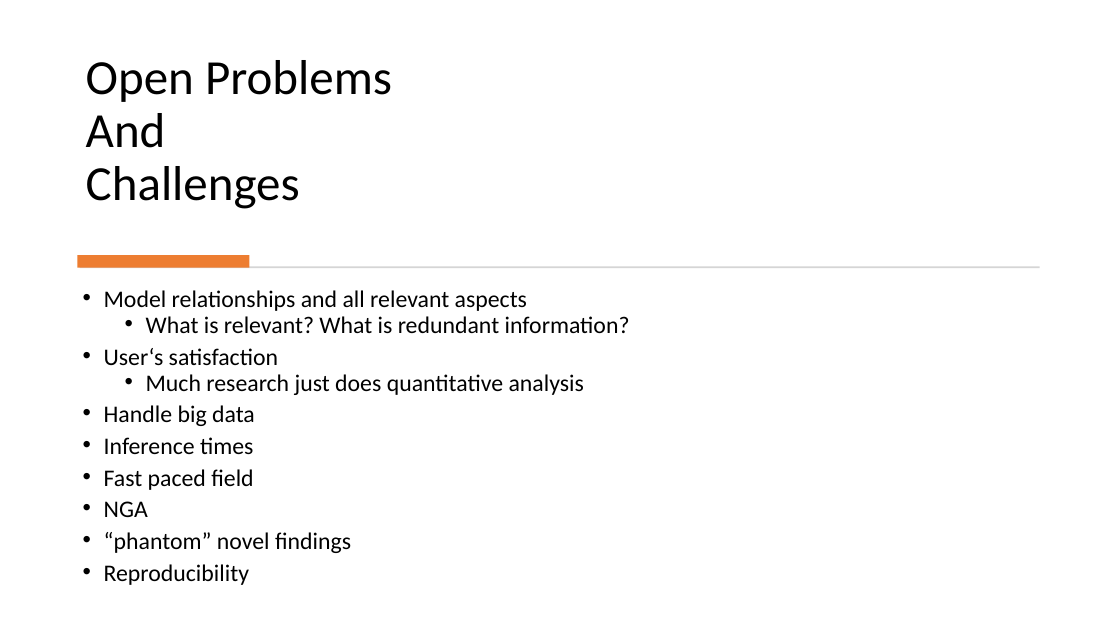
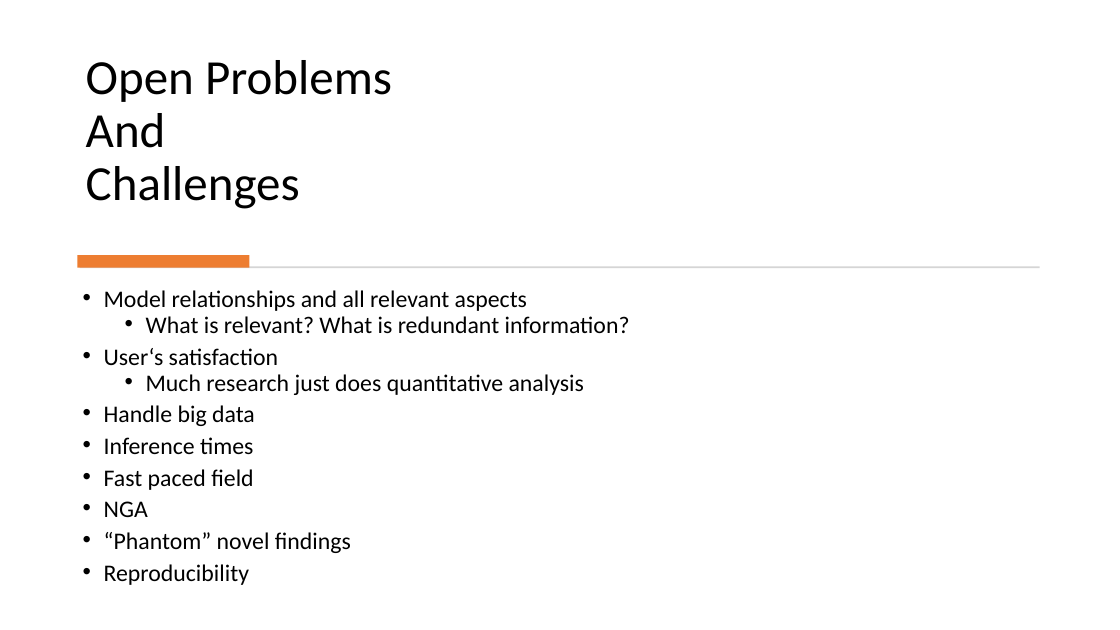
Before and after one commit to stenglx/seminar_ai, a slide deck: slide 8 of State-Of-The-Art Music Recommendation.pptx (slide 9 before the commit). Drawn at 1120x630 pixels with LibreOffice and Linux fonts; fonts in the diff are those of the drawing. Boxes give left, top, right and bottom in pixels: in the first picture for what was removed or moved away, otherwise in the second. Text is boxed around its words. In the diff, an @@ line names an element or a change of style, - is before the commit and + after.

```diff
--- a/State-Of-The-Art Music Recommendation.pptx
+++ b/State-Of-The-Art Music Recommendation.pptx
@@ text at (104, 532, 351, 553): text changed @@
-• “phantom” novel findings
+• “Phantom” novel findings
```
Also in this commit, not shown: 1 other slide changed, 1 slide added, 1 slide removed.
